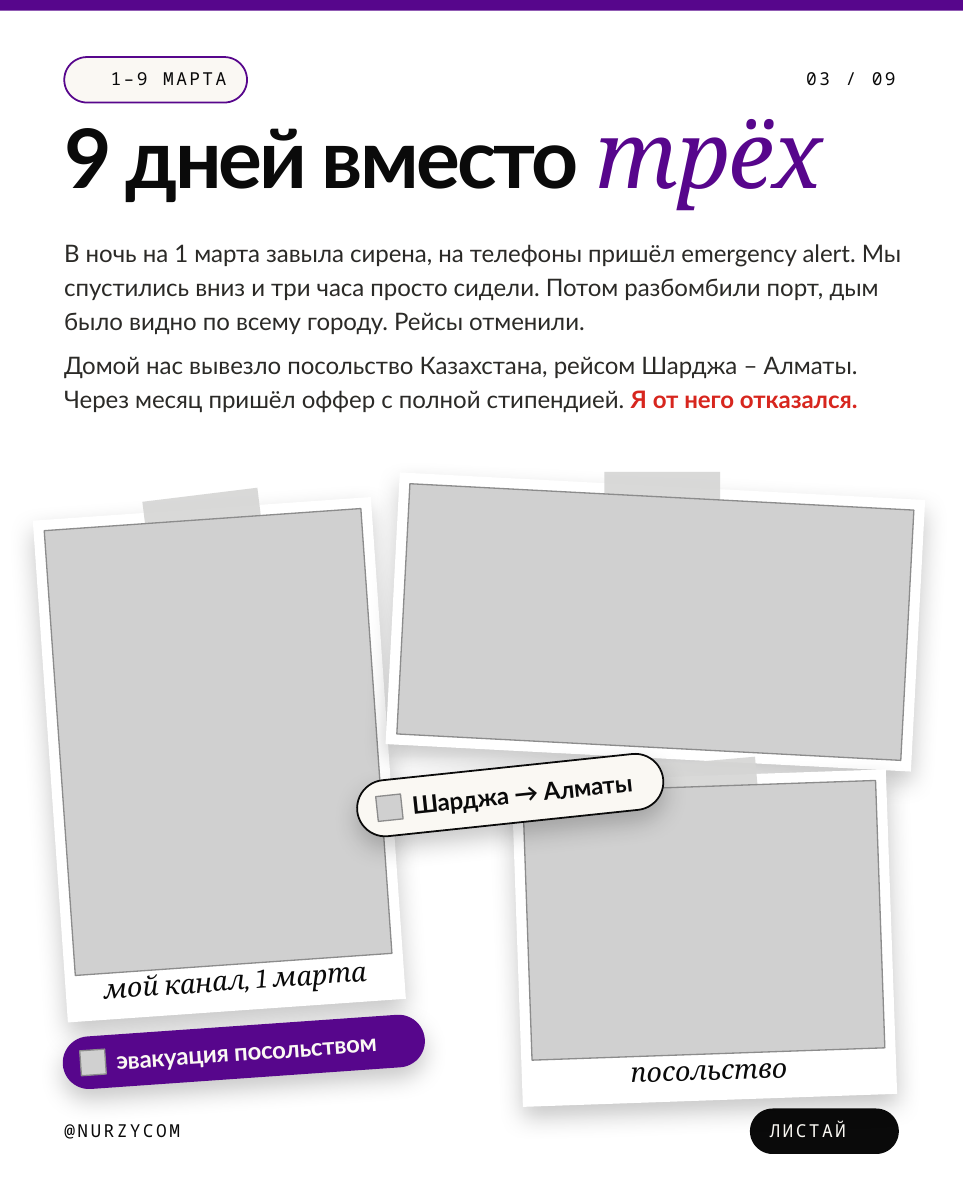
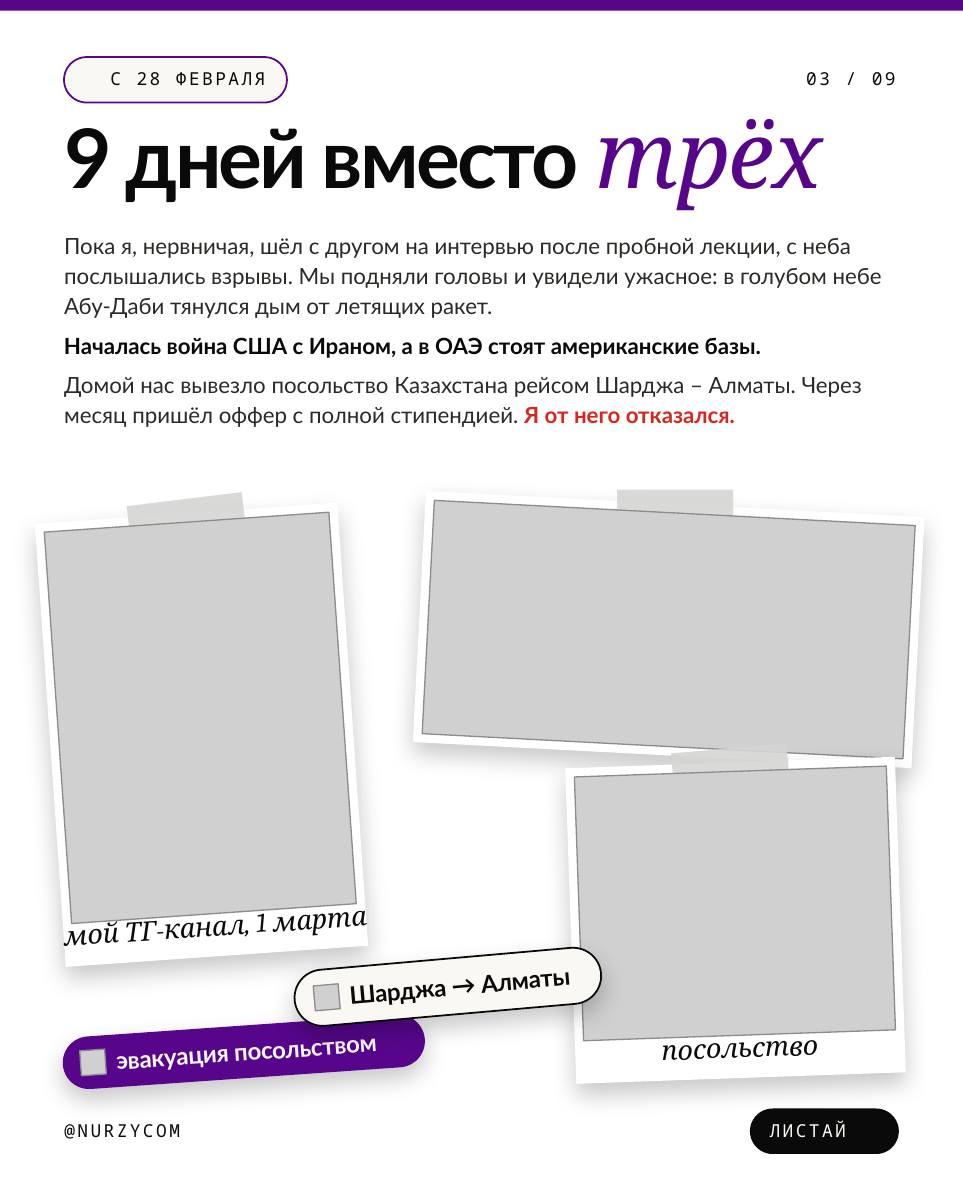
Before and after one commit to galiandojonathan-ship-it1/nurzycom_brand, a slide deck: slide 3 of social/pptx/reasons-170m.pptx. Drawn at 963x1204 pixels with LibreOffice and Linux fonts; fonts in the diff are those of the drawing; grey boxes stand for pictures; background and template pictures are left out. Boxes give left, top, right and bottom in pixels: in the first picture for what was removed or moved away, otherwise in the second. Text is boxed around its words. In the diff, an @@ line names an element or a change of style, - is before the commit and + after.

```diff
--- a/social/pptx/reasons-170m.pptx
+++ b/social/pptx/reasons-170m.pptx
@@ rounded rectangle: place and size @@
-rounded rectangle at [64, 56, 247, 101]
+rounded rectangle at [64, 56, 288, 101]
@@ text added at [110, 72, 265, 85], 10 pt, text #0A0A0A @@
+С 28 ФЕВРАЛЯ
@@ text removed at [111, 72, 226, 86] @@
-1–9 МАРТА
@@ text added at [64, 238, 882, 318], 12.5 pt, text #2B2A27 @@
+Пока я, нервничая, шёл с другом на интервью после пробной лекции, с неба послышались взрывы. Мы подняли головы и увидели ужасное: в голубом небе Абу-Даби тянулся дым от летящих ракет.
@@ text removed at [64, 244, 901, 335] @@
-В ночь на 1 марта завыла сирена, на телефоны пришёл emergency alert. Мы спустились вниз и три часа просто сидели. Потом разбомбили порт, дым было видно по всему городу. Рейсы отменили.
@@ text added at [64, 337, 761, 358], 12.5 pt, text #0A0A0A, bold @@
+Началась война США с Ираном, а в ОАЭ стоят американские базы.
@@ text at [64, 377, 862, 427]: text changed; size 13.5 to 12.5 pt @@
-Домой нас вывезло посольство Казахстана, рейсом Шарджа – Алматы. Через месяц пришёл оффер с полной стипендией. Я от него отказался.
+Домой нас вывезло посольство Казахстана рейсом Шарджа – Алматы. Через месяц пришёл оффер с полной стипендией. Я от него отказался.
@@ rectangle: place and size @@
-rectangle at [33, 497, 406, 1023]
+rectangle at [35, 502, 368, 967]
@@ rectangle: place and size @@
-rectangle at [142, 487, 261, 537]
+rectangle at [127, 493, 246, 542]
@@ rectangle: place and size @@
-rectangle at [386, 472, 926, 771]
+rectangle at [412, 490, 924, 768]
@@ picture: place and size @@
-picture at [397, 484, 914, 760]
+picture at [422, 500, 915, 758]
@@ rectangle: place and size @@
-rectangle at [605, 473, 720, 508]
+rectangle at [618, 489, 733, 525]
@@ picture: place and size @@
-picture at [44, 508, 391, 975]
+picture at [44, 512, 356, 924]
@@ rectangle: place and size @@
-rectangle at [639, 756, 758, 802]
+rectangle at [671, 744, 790, 789]
@@ rectangle: place and size @@
-rectangle at [512, 769, 898, 1107]
+rectangle at [565, 757, 905, 1084]
@@ picture: place and size @@
-picture at [523, 781, 885, 1060]
+picture at [575, 766, 896, 1042]
@@ text at [64, 902, 367, 946]: text changed @@
-мой канал, 1 марта
+мой ТГ-канал, 1 марта
@@ rotation 354 to 355 degrees in 3 elements at [314, 984, 340, 1010], [350, 984, 447, 1005], [292, 946, 604, 1029] @@
@@ text "Шарджа → Алматы": place and size @@
-text "Шарджа → Алматы" at [413, 792, 510, 814]
+text "Шарджа → Алматы" at [350, 984, 447, 1005]
@@ text "посольство": place and size @@
-text "посольство" at [631, 1053, 788, 1082]
+text "посольство" at [662, 1031, 819, 1060]
```
Also in this commit, not shown: 5 other slides changed, 13 other files.
